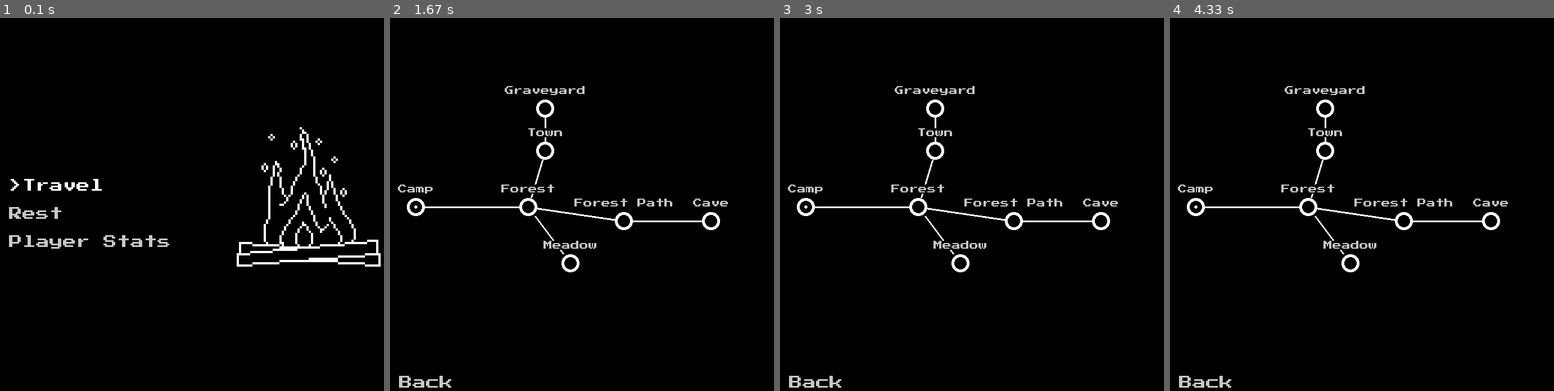
Above: before the commit, frames 1-4 (left to right).
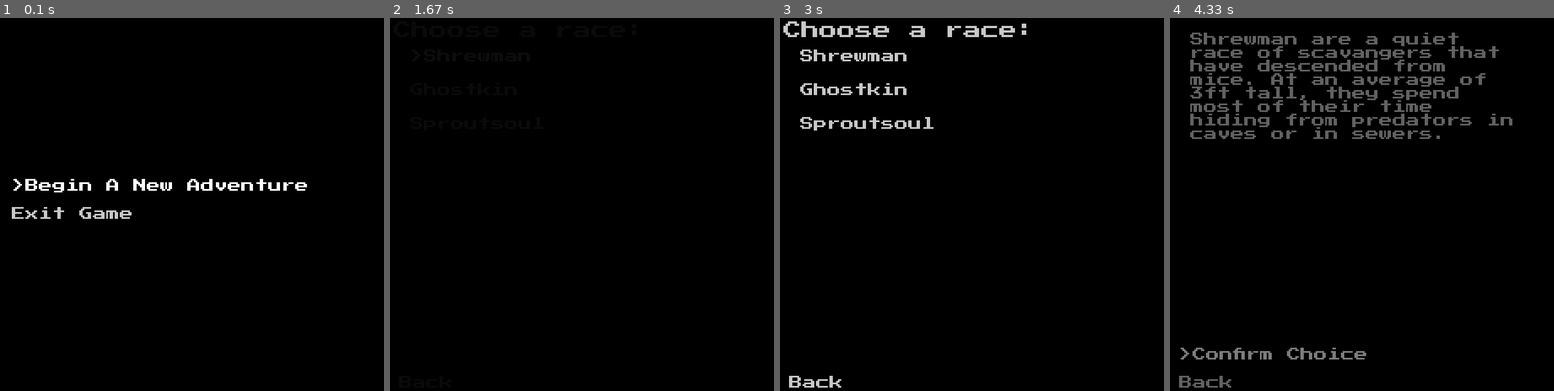
Above: after the commit, the same moments.

Repository: Cyborger/PygameTextRPG
Game: pygame game, started from launcher.py
The game is run twice, just before and just after one commit, with the same random seed, the same clock (stepped at 60 frames per second) and the same inputs.
Inputs (mouse positions are in pixels of both pictures, inside the frame that each line leads up to):
- Up to frame 1 (0.1 s): no input
- Up to frame 2 (1.67 s): tap Enter at 0.33 s; hold Right from 1.22 s (still down); move the mouse to (585, 234) at 1.25 s
- Up to frame 3 (3 s): release Right at 1.68 s
- Up to frame 4 (4.33 s): click (1242, 55) at 3.15 s, where only the run after the commit has a clickable "Shrewman"; tap Enter at 3.83 s

The runs differ from the first frame. In frame 1, 3.5% of the frame differs, in the area x 2-100%, y 29-67%; in frame 2, 2.1%; in frame 3, 3.9%; in frame 4, 8.4%, in the area x 2-90%, y 3-100%.

Commit message:
Organizing and class icons

Diff:
--- a/core/display.py
+++ b/core/display.py
@@ -9,7 +9,7 @@
         self.initialize()
 
     def initialize(self):
-        pygame.display.set_icon(pygame.image.load("res/images/icon.png"))
+        pygame.display.set_icon(pygame.image.load("res/icon.png"))
         pygame.display.set_caption("RPG")
         self.display = pygame.display.set_mode((self.width, self.height))
 
--- a/core/game.py
+++ b/core/game.py
@@ -15,7 +15,7 @@
         self.running = True
 
     def start(self):
-        self.changeMenu("locationState/mainLocationMenu")
+        self.changeMenu("titleMenuState/titleMenu")
         self.loop()
 
     def loop(self):
--- a/core/location.py
+++ b/core/location.py
@@ -6,7 +6,7 @@
         self.name = jsonData["Name"]
         self.mapLocation = jsonData["MapLocation"]
         self.connectedLocations = jsonData["ConnectedLocations"]
-        self.image = "res/images/" + jsonData["Image"] + ".png"
+        self.image = "res/locationIcons/" + jsonData["Image"] + ".png"
 
     def locationIsAdjacent(self, location):
         for direction in self.connectedLocations:
--- a/core/playerClass.py
+++ b/core/playerClass.py
@@ -1,8 +1,14 @@
+import pygame
+
+
 class PlayerClass:
     def __init__(self, jsonData):
         self.name = jsonData["Name"]
         self.description = jsonData["Description"]
 
+    def getIcon(self):
+        return pygame.image.load("res/classIcons/" + self.name + ".png")
+
     @classmethod
     def getDefaultPlayerClass(cls):
         return PlayerClass({"Name" : "Default", "Description" : ""})
--- a/core/race.py
+++ b/core/race.py
@@ -1,3 +1,6 @@
+import pygame
+
+
 class Race:
     def __init__(self, jsonData):
         self.name = jsonData["Name"]
--- a/menus/classConfirmationMenu.py
+++ b/menus/classConfirmationMenu.py
@@ -1,6 +1,7 @@
 from core.menu import Menu
 from core.gui.multilineLabel import MultilineLabel
 from core.gui.labelButton import LabelButton
+from core.gui.surface import Surface
 
 
 class ClassConfirmationMenu(Menu):
@@ -11,8 +12,14 @@
 
     def isNowCurrentMenu(self):
         self.labels[:] = []
+        self.surfaces[:] = []
         description = self.getParent().newPlayer.playerClass.description
-        self.addLabels(MultilineLabel(description, 40, 40, maxWidth=600))
+        descriptionLabel = MultilineLabel(description, 40, 40, maxWidth=450)
+        self.addLabels(descriptionLabel)
+        image = self.getParent().newPlayer.playerClass.getIcon()
+        surface = Surface(image, 475, 0)
+        surface.rect.centery = descriptionLabel.rect.centery
+        self.addSurfaces(surface)
 
     def nextMenu(self):
         self.getRoot().fadeMenuChange("nameChoosingMenu")
--- a/menus/travelMenu.py
+++ b/menus/travelMenu.py
@@ -39,11 +39,9 @@
 
     def createButtons(self):
         self.buttons[:] = []
-        buttonImage = pygame.image.load("res/images/mapButtonDefault.png")
-        buttonImageCurrent = pygame.image.load("res/images/" +
-                                               "mapButtonCurrent.png")
-        buttonImageHovered = pygame.image.load("res/images/" +
-                                               "mapButtonHovered.png")
+        buttonImage = pygame.image.load("res/buttons/mapDefault.png")
+        buttonImageCurrent = pygame.image.load("res/buttons/mapCurrent.png")
+        buttonImageHovered = pygame.image.load("res/buttons/mapHovered.png")
 
         for location in self.getParent().locations:
             x, y = location.mapLocation[0] - 16, location.mapLocation[1] - 16
Renamed: res/images/mapButtonCurrent.png -> res/buttons/mapCurrent.png
Renamed: res/images/mapButtonDefault.png -> res/buttons/mapDefault.png
Renamed: res/images/mapButtonHovered.png -> res/buttons/mapHovered.png
Binary file added: res/classIcons/assassain.png
Binary file added: res/classIcons/bloodrager.png
Binary file added: res/classIcons/runeforged.png
Renamed: res/images/icon.png -> res/icon.png
Binary file removed: res/images/assassain.png
Binary file removed: res/images/bloodrager.png
Binary file removed: res/images/downArrowDefault.png
Binary file removed: res/images/downArrowHovered.png
Binary file removed: res/images/runeforged.png
(and 4 more such lines)
